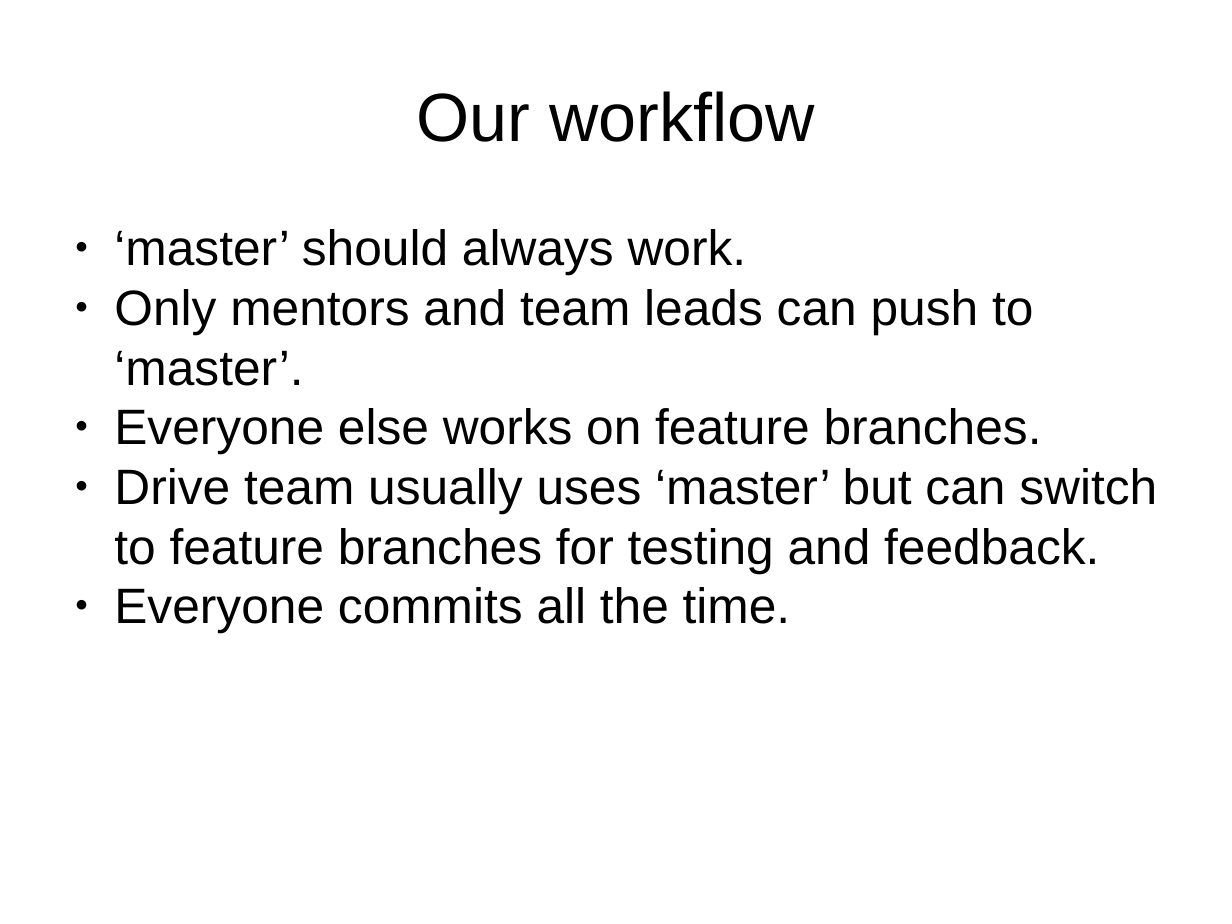
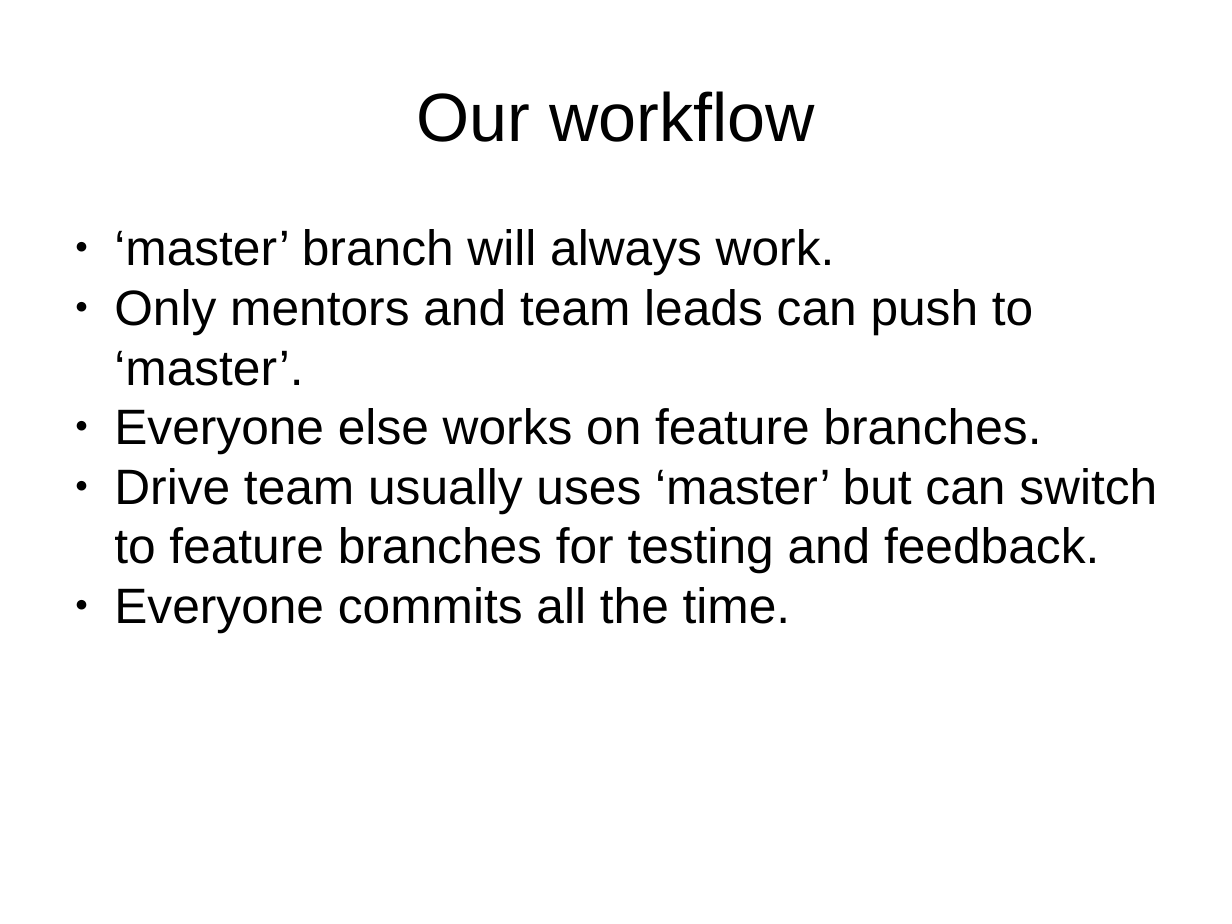
Before and after one commit to 4627ManningRobotics/WorkFlow, a slide deck: slide 58 of GIT Presentation.pptx. Drawn at 1232x924 pixels with LibreOffice and Linux fonts; fonts in the diff are those of the drawing. Boxes give left, top, right and bottom in pixels: in the first picture for what was removed or moved away, otherwise in the second. Text is boxed around its words. In the diff, an @@ line names an element or a change of style, - is before the commit and + after.

Commit message:
one final slide for branch of a branch

```diff
--- a/GIT Presentation.pptx
+++ b/GIT Presentation.pptx
@@ text at <box>114,229,835,275</box>: text changed @@
-● ‘master’ should always work.
+● ‘master’ branch will always work.
```
Also in this commit, not shown: 3 other slides changed, 1 slide added.
